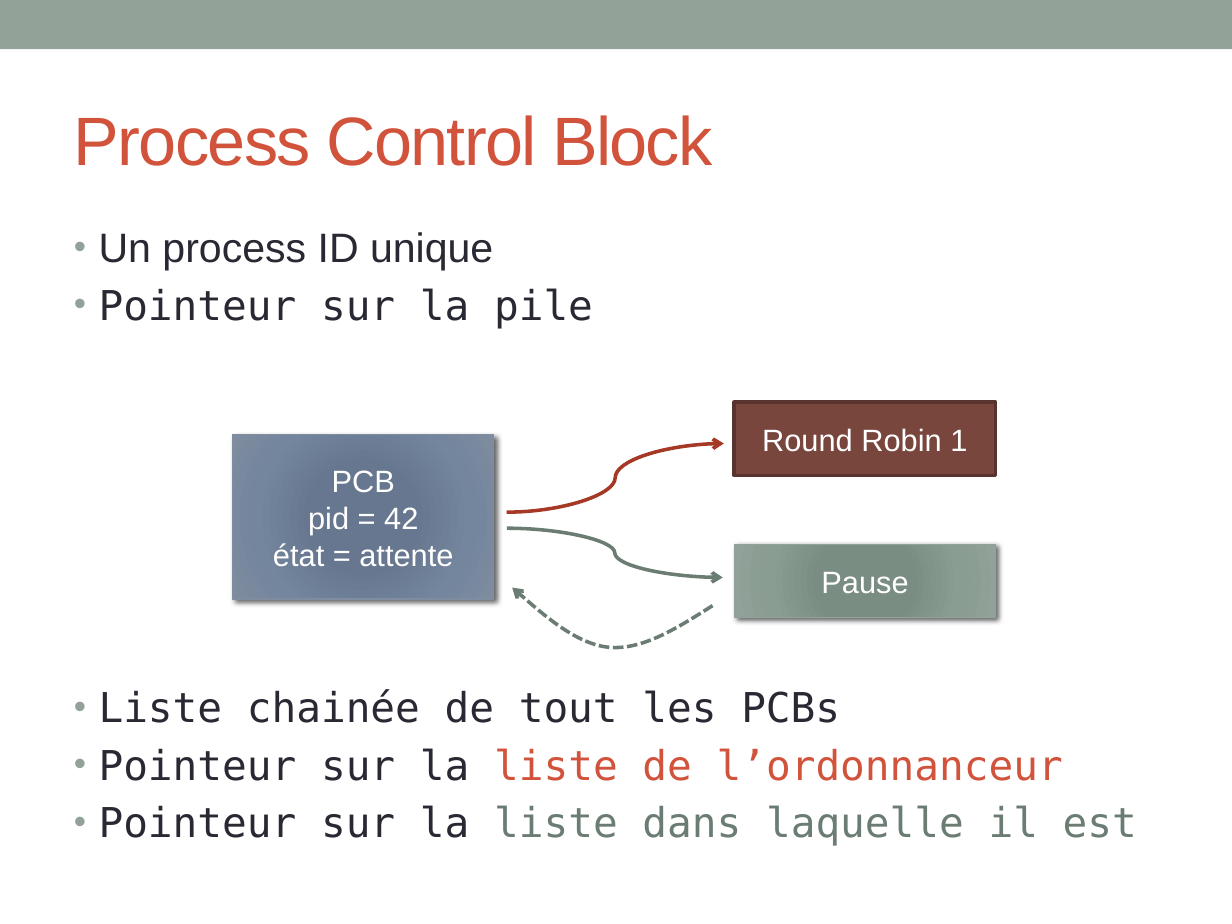
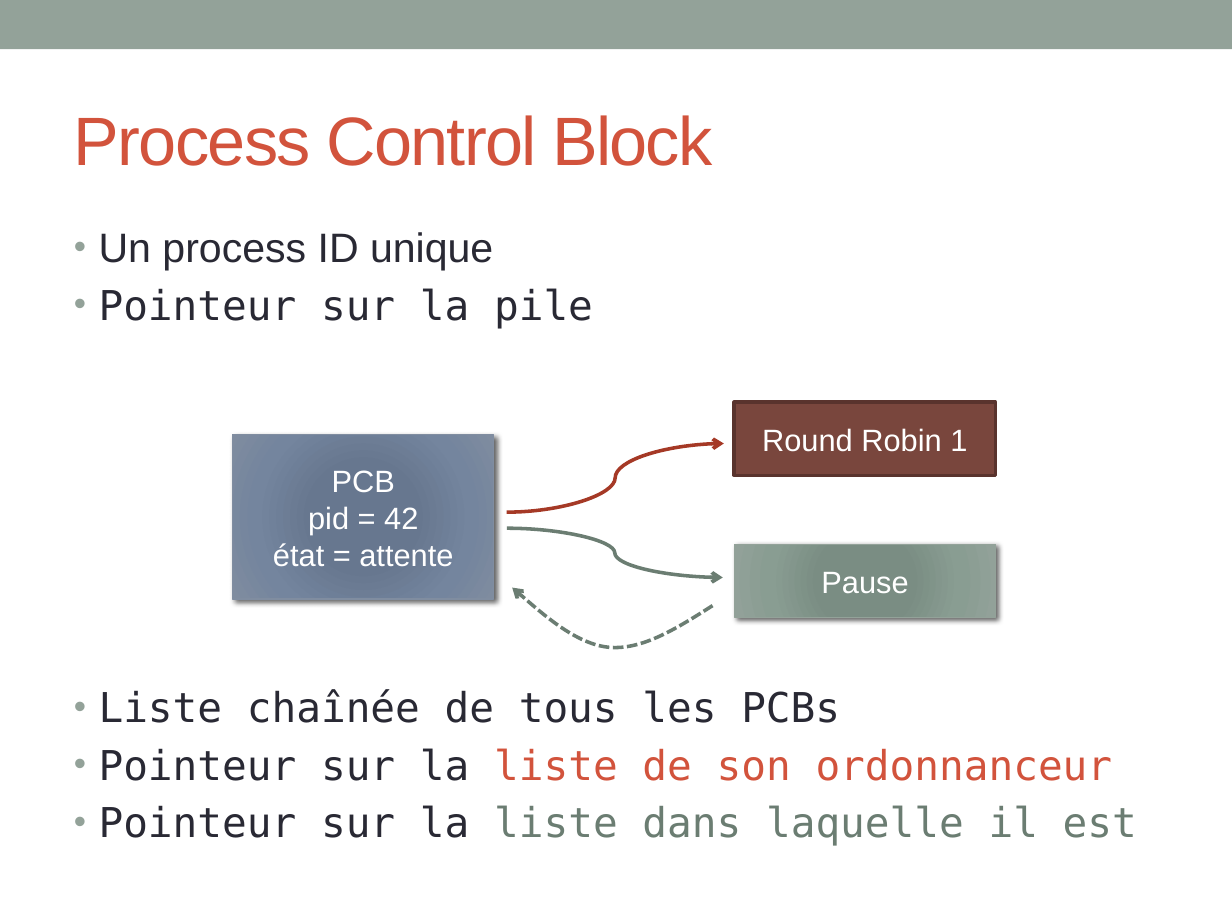
Before and after one commit to INSA-4IF-H4404-2013-2014/RaspiKernel, a slide deck: slide 7 of ppt/presentation.pptx (slide 4 before the commit). Drawn at 1232x924 pixels with LibreOffice and Linux fonts; fonts in the diff are those of the drawing. Boxes give left, top, right and bottom in pixels: in the first picture for what was removed or moved away, otherwise in the second. Text is boxed around its words. In the diff, an @@ line names an element or a change of style, - is before the commit and + after.

```diff
--- a/ppt/presentation.pptx
+++ b/ppt/presentation.pptx
@@ text at <box>99,689,1113,781</box>: text changed @@
-• Liste chainée de tout les PCBs
-• Pointeur sur la liste de l’ordonnanceur
+• Liste chaînée de tous les PCBs
+• Pointeur sur la liste de son ordonnanceur
```
Also in this commit, not shown: 2 other slides changed, 3 slides added.
